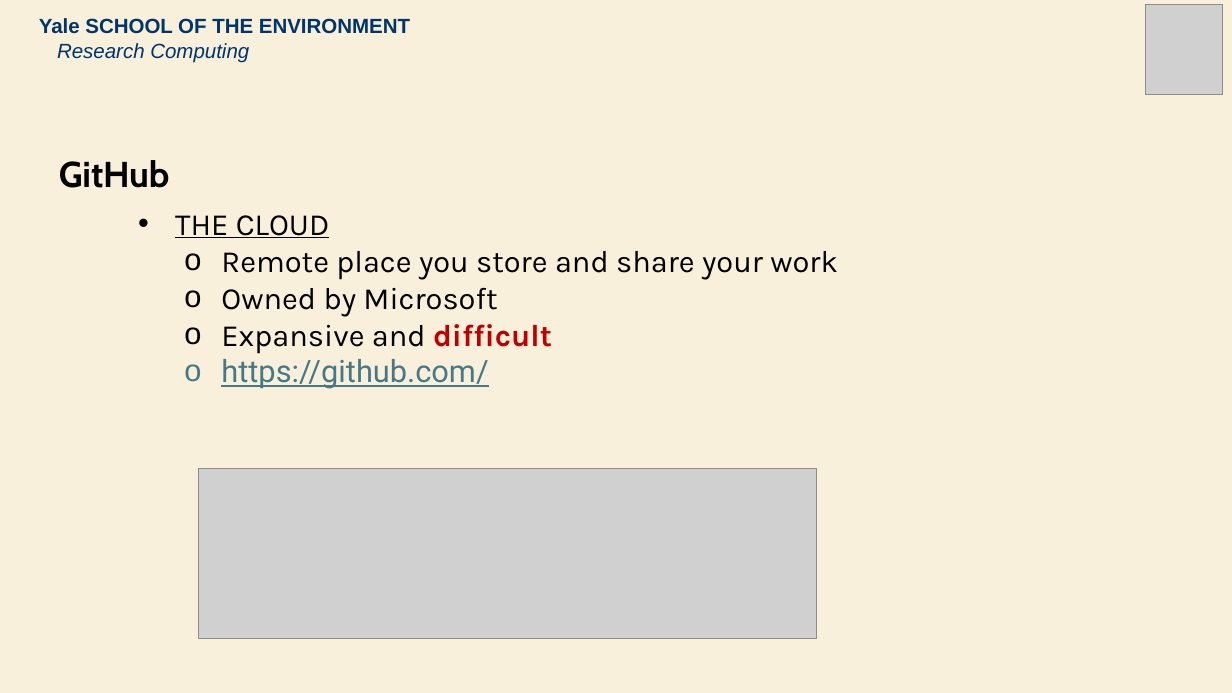
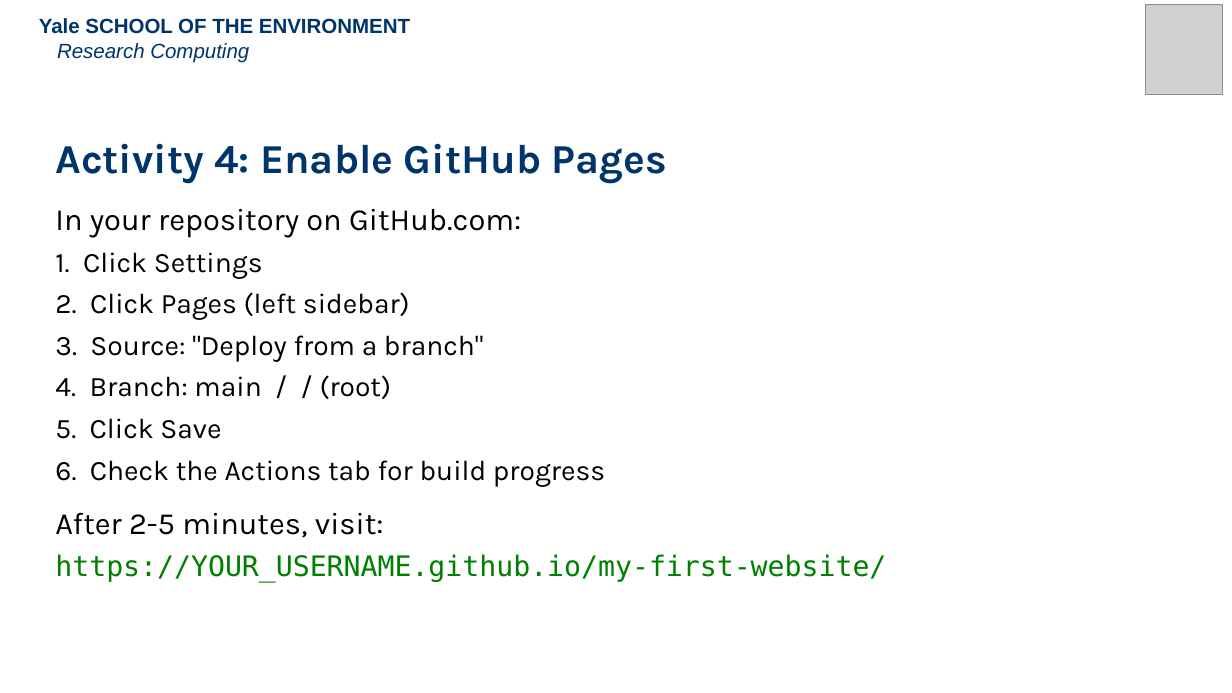
Before and after one commit to mitchellxh/git-workshop-2, a slide deck: slide 10 of 2026-Git-2.1.pptx (slide 8 before the commit). Drawn at 1232x693 pixels with LibreOffice and Linux fonts; fonts in the diff are those of the drawing; grey boxes stand for pictures. Boxes give left, top, right and bottom in pixels: in the first picture for what was removed or moved away, otherwise in the second. Text is boxed around its words. In the diff, an @@ line names an element or a change of style, - is before the commit and + after.

Commit message:
Rebuild slide deck for Part 2: GitHub Pages workshop
13 slides covering: overview, Part 1 recap, GitHub Pages intro,
Activities 1-5 (clone, personalize, push, enable Pages, iterate),
git workflow summary, and next steps/resources.

```diff
--- a/2026-Git-2.1.pptx
+++ b/2026-Git-2.1.pptx
@@ background #F9F0DB to #FFFFFF @@
@@ text added at bbox=[55, 143, 886, 582], 22 pt, text #000000 @@
+Activity 4: Enable GitHub Pages
+In your repository on GitHub.com:
+1. Click Settings
+2. Click Pages (left sidebar)
+3. Source: "Deploy from a branch"
+4. Branch: main / / (root)
+5. Click Save
+6. Check the Actions tab for build progress
+After 2-5 minutes, visit:
+https://YOUR_USERNAME.github.io/my-first-website/
@@ text removed at bbox=[59, 160, 170, 188] @@
-GitHub
@@ text removed at bbox=[175, 215, 838, 389] @@
-• THE CLOUD
-  o Remote place you store and share your work
-  o Owned by Microsoft
-  o Expansive and difficult
-  o https://github.com/
@@ picture removed at bbox=[199, 469, 817, 639] @@
```
Also in this commit, not shown: 10 other slides changed, 2 slides added, 2 slides removed, 1 other file.
